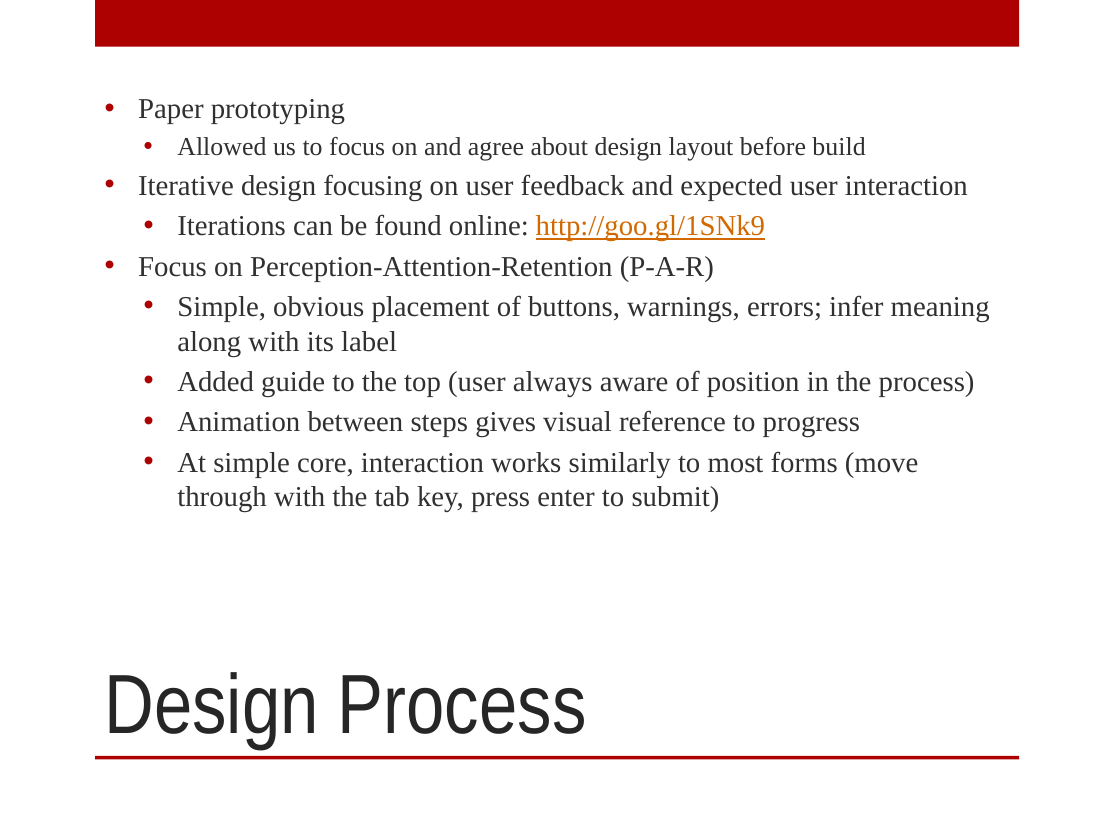
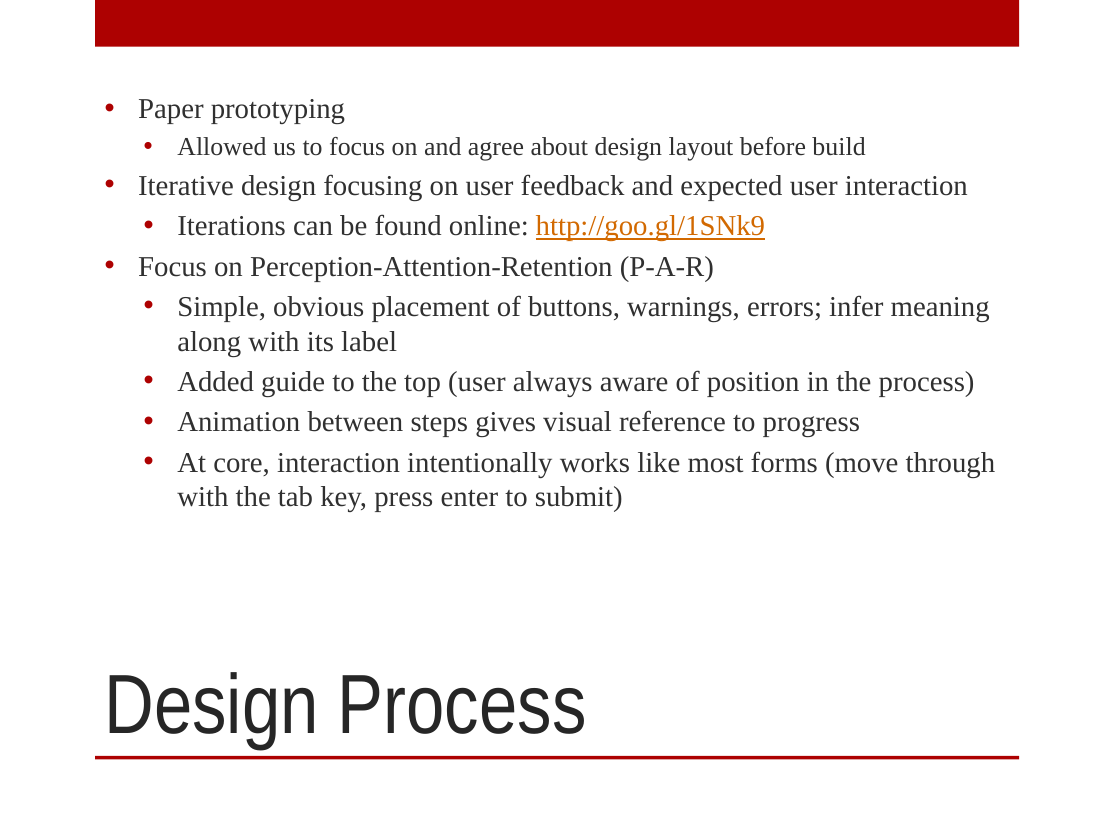
Before and after one commit to cs545/project-presentation, a slide deck: slide 6 of cs-545-presentation.pptx (slide 7 before the commit). Drawn at 1120x840 pixels with LibreOffice and Linux fonts; fonts in the diff are those of the drawing; background and template pictures are left out. Boxes give left, top, right and bottom in pixels: in the first picture for what was removed or moved away, otherwise in the second. Text is boxed around its words. In the diff, an @@ line names an element or a change of style, - is before the commit and + after.

Commit message:
added a few slides

```diff
--- a/cs-545-presentation.pptx
+++ b/cs-545-presentation.pptx
@@ text at bbox=[177, 451, 996, 512]: text changed @@
-  • At simple core, interaction works similarly to most forms (move through with the tab key, press enter to submit)
+  • At core, interaction intentionally works like most forms (move through with the tab key, press enter to submit)
```
Also in this commit, not shown: 2 other slides changed, 3 slides added.
